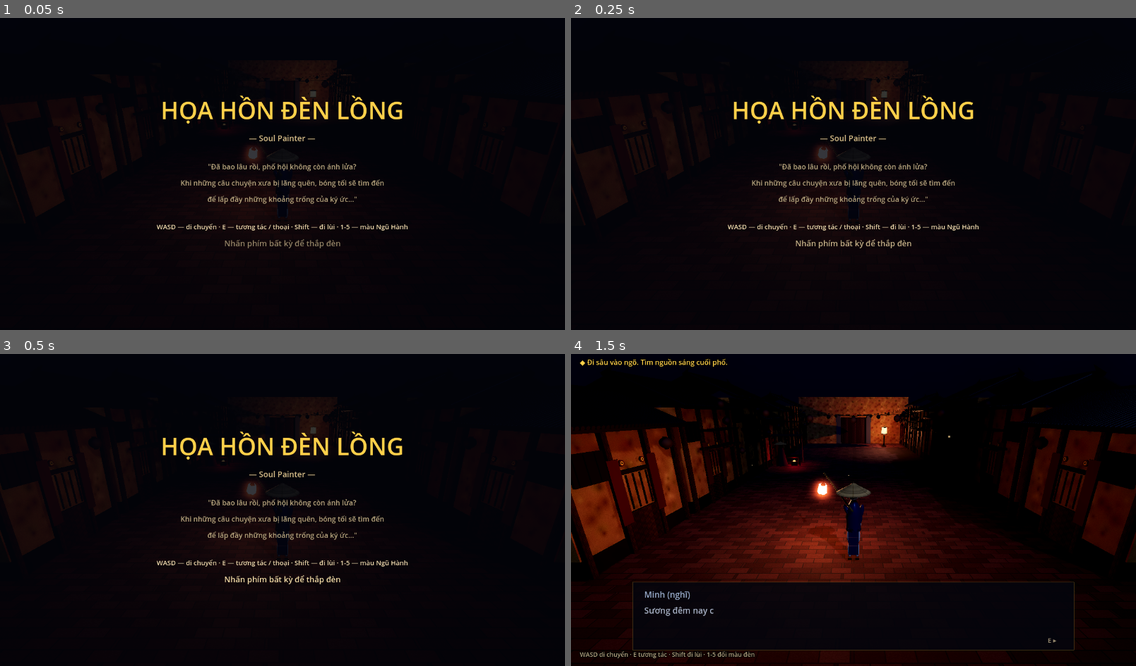
Above: before the commit, frames 1-4 (two rows, left to right).
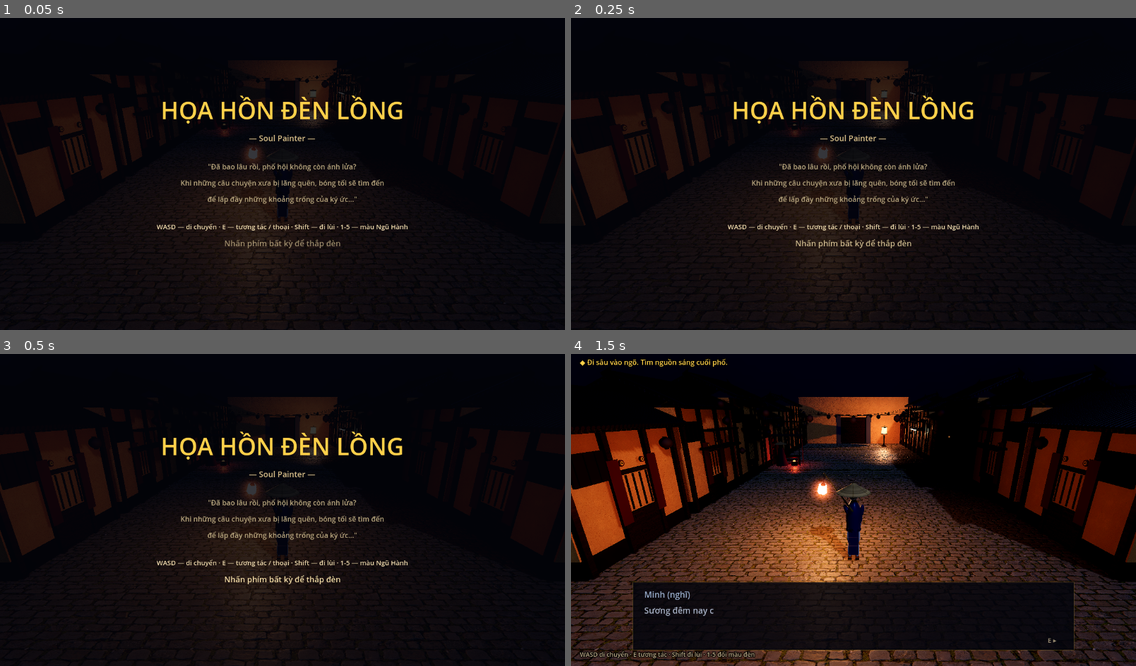
Above: after the commit, the same moments.

Repository: danhnguyenthanh260/hoa-hon-den-long-godot
Game: Godot game, scene res://scenes/main.tscn
Same seed, same stepped clock (60 frames per second), same inputs: the game is played once before the commit and once after it.
Inputs (mouse positions are in pixels of both pictures, inside the frame that each line leads up to):
- Up to frame 1 (0.05 s): no input
- Up to frame 2 (0.25 s): no input
- Up to frame 3 (0.5 s): no input
- Up to frame 4 (1.5 s): tap Enter at 0.5 s; move the mouse to (977, 491) at 0.52 s; hold D 0.53-1.28 s; hold Shift 0.53-1.28 s; click (977, 491) at 0.67 s; tap Space at 0.77, 1.07 s; move the mouse to (740, 522) at 1.27 s; hold S from 1.28 s (still down); tap 1 at 1.35 s

The runs differ from the first frame. In frame 1, 0.8% of the frame differs, in the area x 11-64%, y 19-98%; in frame 2, 0.9%; in frame 3, 0.9%; in frame 4, 34%, in the area x 0-100%, y 13-100%.

Commit message:
feat(gfx): real CC0 PBR textures from ambientCG (paving/plaster/wood/roof/ground) with normal+roughness maps, textured ember particles

Diff:
--- a/scripts/build.gd
+++ b/scripts/build.gd
@@ -6,6 +6,27 @@
 	var m := StandardMaterial3D.new()
 	m.albedo_color = c
 	m.roughness = rough
+	return m
+
+
+# vật liệu PBR từ bộ texture ambientCG (CC0): Color + NormalGL + Roughness, chiếu triplanar
+static func pbr(folder: String, scale: float, tint := Color(1, 1, 1), normal_strength := 1.0) -> StandardMaterial3D:
+	var m := StandardMaterial3D.new()
+	var dir := DirAccess.open(folder)
+	if dir != null:
+		for f in dir.get_files():
+			if f.ends_with("_Color.jpg"):
+				m.albedo_texture = load(folder + "/" + f)
+			elif f.ends_with("_NormalGL.jpg"):
+				m.normal_enabled = true
+				m.normal_texture = load(folder + "/" + f)
+				m.normal_scale = normal_strength
+			elif f.ends_with("_Roughness.jpg"):
+				m.roughness_texture = load(folder + "/" + f)
+	m.albedo_color = tint
+	m.uv1_triplanar = true
+	m.uv1_world_triplanar = true
+	m.uv1_scale = Vector3(scale, scale, scale)
 	return m
 
 
--- a/scripts/c3.gd
+++ b/scripts/c3.gd
@@ -24,7 +24,7 @@
 
 func build(main) -> void:
 	m = main
-	var wood_floor := Build.mat(Color(0.14, 0.1, 0.07), 0.9)
+	var wood_floor := Build.pbr("res://assets/textures/WoodFloor043", 0.7, Color(0.4, 0.31, 0.23), 1.3)
 	var wall := Build.mat(Color(0.12, 0.095, 0.07), 0.95)
 	# sàn + tường + trần (rất cao — bên trong to hơn bên ngoài)
 	Build.box(self, Vector3(15, 0.2, 20), O + Vector3(0, -0.1, 0), wood_floor)
--- a/scripts/c4.gd
+++ b/scripts/c4.gd
@@ -43,7 +43,7 @@
 func build(main) -> void:
 	m = main
 	# bãi bến + sông
-	var ground := Build.box(self, Vector3(16, 0.2, RIVER_Z - (-78.0)), Vector3(0, -0.1, (BANK_Z0 - 35.0)), Build.mat(Color(0.15, 0.11, 0.1), 0.95))
+	var ground := Build.box(self, Vector3(16, 0.2, RIVER_Z - (-78.0)), Vector3(0, -0.1, (BANK_Z0 - 35.0)), Build.pbr("res://assets/textures/Ground068", 0.5, Color(0.55, 0.46, 0.4), 1.4))
 	ground.position = Vector3(0, -0.1, -51.5)
 	var water := Build.box(self, Vector3(16, 0.1, 18), Vector3(0, -0.04, -67.0), null)
 	var wmat := StandardMaterial3D.new()
--- a/scripts/c5.gd
+++ b/scripts/c5.gd
@@ -32,7 +32,7 @@
 	var bridge := Node3D.new()
 	bridge.position = C + Vector3(0, 0, -6.5)
 	add_child(bridge)
-	var deckwood := Build.mat(Color(0.3, 0.19, 0.1), 0.8)
+	var deckwood := Build.pbr("res://assets/textures/WoodFloor043", 0.7, Color(0.5, 0.34, 0.2), 1.2)
 	var redcol := Build.mat(Color(0.42, 0.1, 0.07), 0.6)
 	# mặt cầu cong vòm: 7 nhịp ván
 	for s in range(7):
--- a/scripts/main.gd
+++ b/scripts/main.gd
@@ -100,13 +100,15 @@
 	pm.angular_velocity_max = 20
 	_dust.process_material = pm
 	var quad := QuadMesh.new()
-	quad.size = Vector2(0.025, 0.025)
+	quad.size = Vector2(0.05, 0.05)
 	var qm := StandardMaterial3D.new()
-	qm.albedo_color = Color(1.0, 0.85, 0.6, 0.5)
+	qm.albedo_color = Color(1.0, 0.7, 0.4, 0.85)
+	qm.albedo_texture = preload("res://scripts/textures.gd").soft_dot()
 	qm.emission_enabled = true
-	qm.emission = Color(1.0, 0.8, 0.55)
-	qm.emission_energy_multiplier = 0.8
+	qm.emission = Color(1.0, 0.62, 0.3)
+	qm.emission_energy_multiplier = 1.6
 	qm.transparency = BaseMaterial3D.TRANSPARENCY_ALPHA
+	qm.blend_mode = BaseMaterial3D.BLEND_MODE_ADD
 	qm.shading_mode = BaseMaterial3D.SHADING_MODE_UNSHADED
 	qm.billboard_mode = BaseMaterial3D.BILLBOARD_ENABLED
 	quad.material = qm
--- a/scripts/textures.gd
+++ b/scripts/textures.gd
@@ -65,6 +65,19 @@
 	return ImageTexture.create_from_image(img)
 
 
+# đốm sáng mềm cho particle (tàn lửa, đom đóm)
+static func soft_dot(size: int = 64) -> ImageTexture:
+	var img := Image.create(size, size, false, Image.FORMAT_RGBA8)
+	var c := size / 2.0
+	for y in range(size):
+		for x in range(size):
+			var d := Vector2(x - c, y - c).length() / c
+			var a := clampf(1.0 - d, 0.0, 1.0)
+			a = a * a * (0.4 + 0.6 * a)
+			img.set_pixel(x, y, Color(1.0, 0.9, 0.75, a))
+	return ImageTexture.create_from_image(img)
+
+
 # lá cọ chằm nón — vành ngang sáng tối xen kẽ + sống lá
 static func straw(size: int = 128) -> ImageTexture:
 	var img := Image.create(size, size, false, Image.FORMAT_RGB8)
--- a/scripts/world.gd
+++ b/scripts/world.gd
@@ -44,17 +44,9 @@
 
 
 func _ready() -> void:
-	# vữa vôi vàng nghệ + gỗ ván — texture sinh procedural, chiếu triplanar
-	_plaster = StandardMaterial3D.new()
-	_plaster.albedo_texture = Textures.plaster()
-	_plaster.uv1_triplanar = true
-	_plaster.uv1_scale = Vector3(0.55, 0.55, 0.55)
-	_plaster.roughness = 0.93
-	_wood = StandardMaterial3D.new()
-	_wood.albedo_texture = Textures.wood()
-	_wood.uv1_triplanar = true
-	_wood.uv1_scale = Vector3(1.1, 1.1, 1.1)
-	_wood.roughness = 0.85
+	# vữa vôi vàng nghệ + gỗ — PBR thật (ambientCG, CC0), normal map bắt ánh đèn nổi khối
+	_plaster = Build.pbr("res://assets/textures/Plaster001", 0.5, Color(0.82, 0.58, 0.27), 1.4)
+	_wood = Build.pbr("res://assets/textures/WoodFloor043", 0.85, Color(0.5, 0.38, 0.27), 1.2)
 	_build_environment()
 	_build_ground()
 	_build_houses()
@@ -119,12 +111,7 @@
 
 
 func _build_ground() -> void:
-	var gmat := StandardMaterial3D.new()
-	gmat.albedo_texture = Textures.brick()
-	gmat.albedo_color = Color(0.85, 0.82, 0.8)
-	gmat.uv1_triplanar = true
-	gmat.uv1_scale = Vector3(0.45, 0.45, 0.45)
-	gmat.roughness = 0.92
+	var gmat := Build.pbr("res://assets/textures/PavingStones138", 0.42, Color(0.72, 0.68, 0.64), 1.5)
 	var ground := MeshInstance3D.new()
 	var pm := PlaneMesh.new()
 	pm.size = Vector2(30, 70)
@@ -188,7 +175,7 @@
 		slab.size = Vector3(2.1, 0.07, 4.0)
 		var slab_mi := MeshInstance3D.new()
 		slab_mi.mesh = slab
-		slab_mi.material_override = Build.mat(Color(0.1, 0.09, 0.105), 0.7)
+		slab_mi.material_override = Build.pbr("res://assets/textures/RoofingTiles013A", 0.6, Color(0.5, 0.47, 0.5), 1.2)
 		slope.add_child(slab_mi)
 		Build.tile_rows(slope, 2.1, 4.0)
 	# đòn dông + đầu đao vểnh hai đầu hồi
Binary file added: assets/textures/Ground068/Ground068.png
Not shown, added: assets/textures/Ground068/Ground068.png.import
Binary file added: assets/textures/Ground068/Ground068_1K-JPG_AmbientOcclusion.jpg
Not shown, added: assets/textures/Ground068/Ground068_1K-JPG_AmbientOcclusion.jpg.import
Binary file added: assets/textures/Ground068/Ground068_1K-JPG_Color.jpg
Not shown, added: assets/textures/Ground068/Ground068_1K-JPG_Color.jpg.import
Binary file added: assets/textures/Ground068/Ground068_1K-JPG_NormalGL.jpg
Not shown, added: assets/textures/Ground068/Ground068_1K-JPG_NormalGL.jpg.import
Binary file added: assets/textures/Ground068/Ground068_1K-JPG_Roughness.jpg
Not shown, added: assets/textures/Ground068/Ground068_1K-JPG_Roughness.jpg.import
Binary file added: assets/textures/PavingStones138/PavingStones138.png
Not shown, added: assets/textures/PavingStones138/PavingStones138.png.import
(and 39 more such lines)
